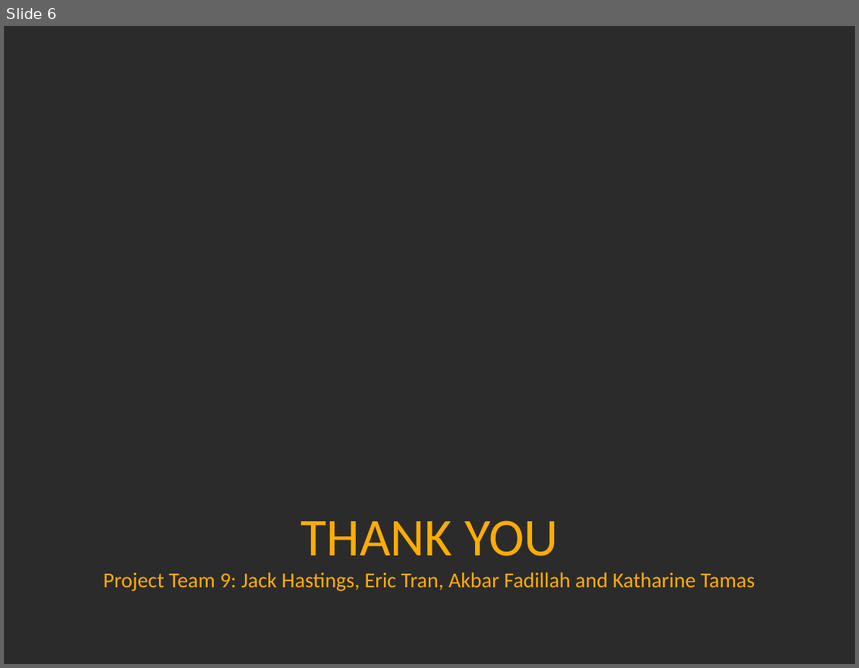
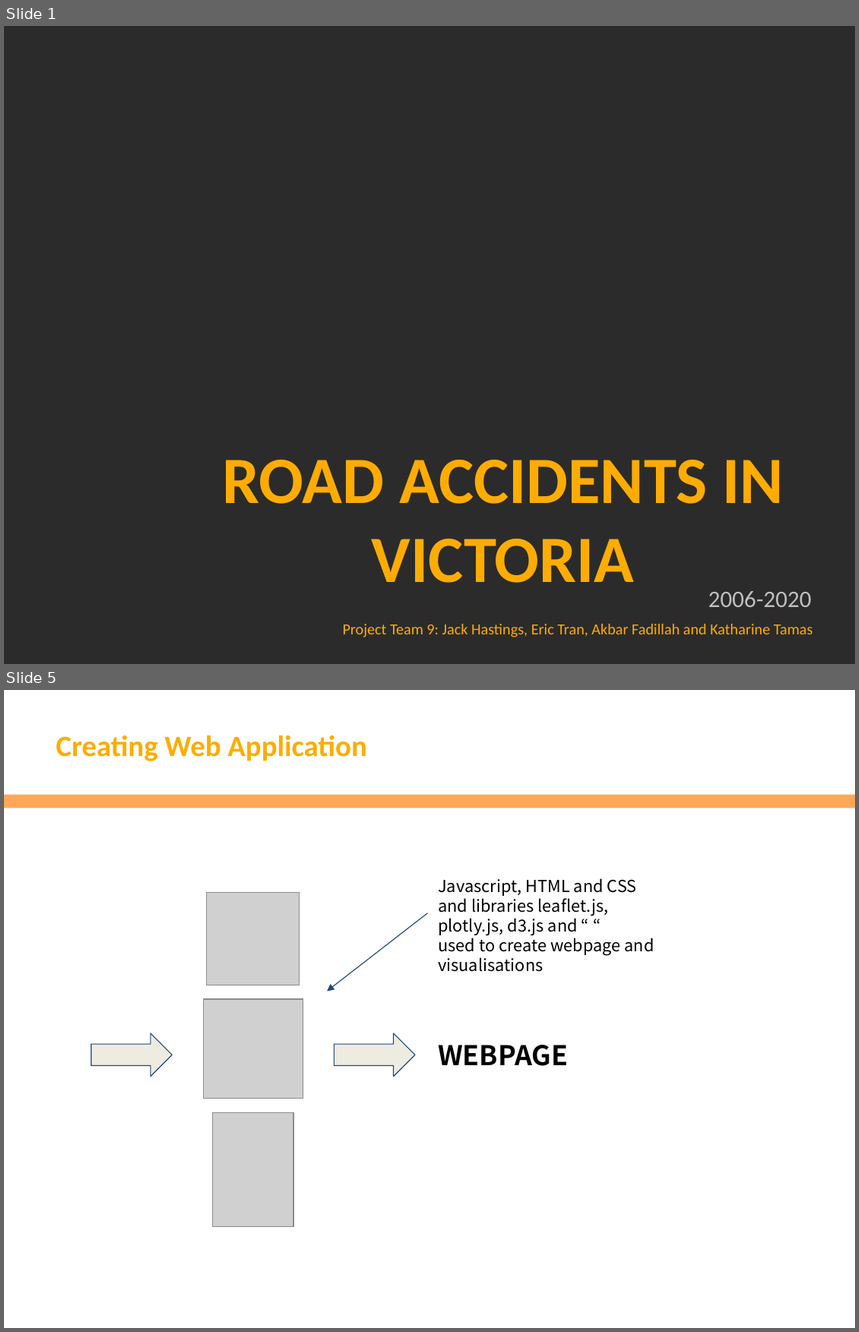
Before and after one commit to EricTran99/group-project-3, a slide deck: Presentation/Victoria Car Accident - Group 9 Project 3 Presentation.pptx. Shown one above the other, each under a label of ours: slide 6 before the commit, slides 1 and 5 after it; the slides between them are not shown. The pictures are 859x668 and 859x1332 pixels, drawn with LibreOffice and Linux fonts; fonts in the diff are those of the drawing; grey boxes stand for pictures; background and template pictures are left out; a plain dark background stands for a picture behind light text. Boxes give left, top, right and bottom in pixels: in the first picture for what was removed or moved away, otherwise in the second. Text is boxed around its words. In the diff, an @@ line names an element or a change of style, - is before the commit and + after.

```diff
--- a/Presentation/Victoria Car Accident - Group 9 Project 3 Presentation.pptx
+++ b/Presentation/Victoria Car Accident - Group 9 Project 3 Presentation.pptx
@@ slide 5 added at (x1=4, y1=690, x2=855, y2=1328), background #FFFFFF @@
@@ title added at (x1=56, y1=735, x2=367, y2=761), 25 pt, text #FEAC02, bold @@
+Creating Web Application
@@ rectangle added at (x1=4, y1=795, x2=855, y2=809), fill #FEA757 @@
@@ picture added at (x1=207, y1=893, x2=300, y2=986) @@
@@ text added at (x1=438, y1=878, x2=655, y2=972), 14 pt, text #000000 @@
+Javascript, HTML and CSS and libraries leaflet.js, plotly.js, d3.js and “ “
+used to create webpage and visualisations
@@ arrow added from (428, 913) to (328, 991), #1F497D 0.75 pt @@
@@ picture added at (x1=203, y1=999, x2=303, y2=1099) @@
@@ right arrow added at (x1=91, y1=1034, x2=172, y2=1078), fill #EEECE1, outline #1F497D 0.75 pt @@
@@ right arrow added at (x1=335, y1=1034, x2=415, y2=1078), fill #EEECE1, outline #1F497D 0.75 pt @@
@@ text added at (x1=438, y1=1045, x2=568, y2=1066), 23 pt, text #000000, bold @@
+WEBPAGE
@@ picture added at (x1=212, y1=1113, x2=294, y2=1227) @@
@@ what was slide 6 is now slide 1 @@
@@ slide 1 changed as well @@
@@ title added at (x1=222, y1=460, x2=785, y2=583), 56 pt, text #FEAC02, bold @@
+ROAD ACCIDENTS IN VICTORIA
@@ text added at (x1=709, y1=591, x2=812, y2=607), 20 pt, text #BFBFBF @@
+2006-2020
@@ text "Project Team 9: Jack Hastings, ..." at (x1=343, y1=624, x2=813, y2=638): vertical alignment middle to top @@
@@ text at (x1=343, y1=624, x2=813, y2=638): text changed; size 18 to 13 pt @@
-THANK YOU
-Project Team 9: Jack Hastings, Eric Tran, Akbar Fadillah and Katharine Tamas
+Project Team 9: Jack Hastings, Eric Tran, Akbar Fadillah and Katharine Tamas
```
Also in this commit, not shown: 5 other slides added, 5 slides removed, 10 other files.
